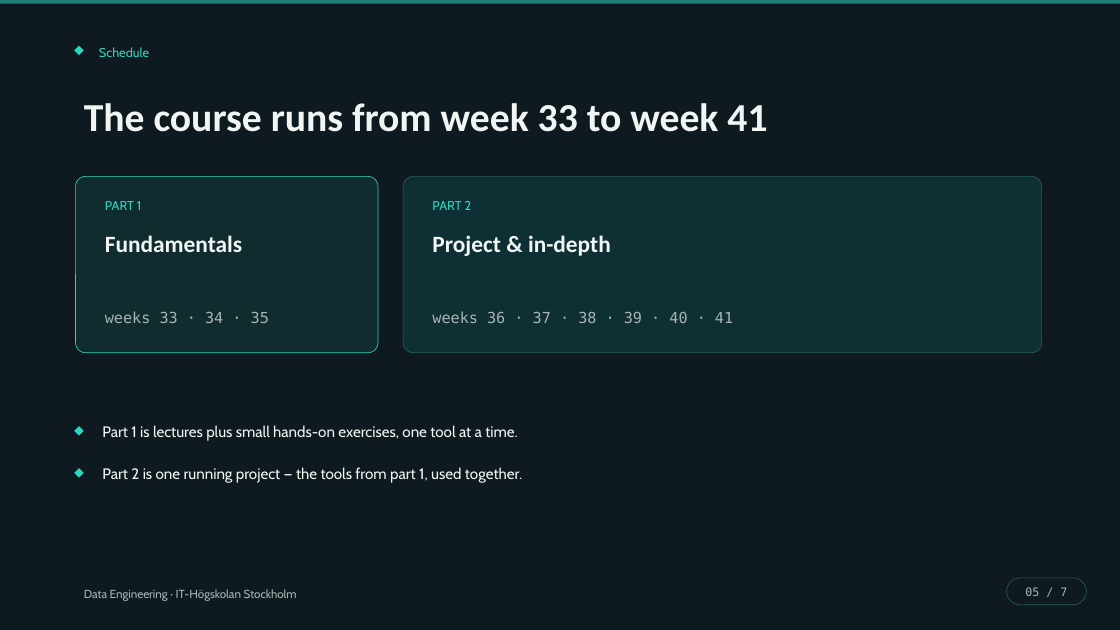
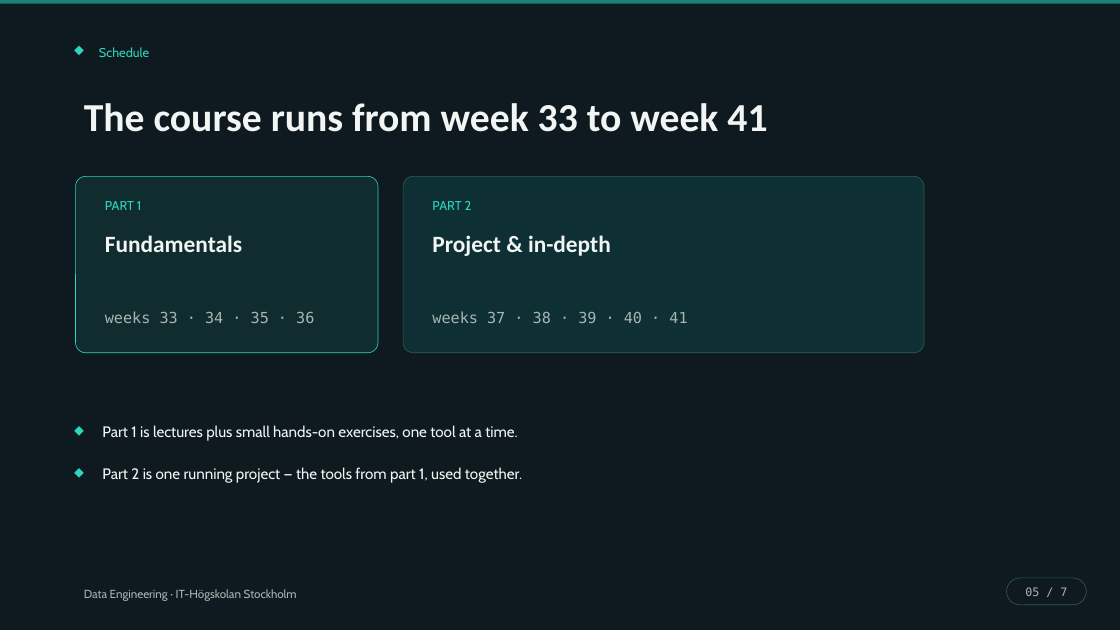
Before and after one commit to Md-Ruhul-Amin-Rony/Data-engineering-AI25, a slide deck: slide 5 of lectures/theory/Lecture1.1_Course_Structure.pptx. Drawn at 1120x630 pixels with LibreOffice and Linux fonts; fonts in the diff are those of the drawing. Boxes give left, top, right and bottom in pixels: in the first picture for what was removed or moved away, otherwise in the second. Text is boxed around its words. In the diff, an @@ line names an element or a change of style, - is before the commit and + after.

Commit message:
L1 fixes

```diff
--- a/lectures/theory/Lecture1.1_Course_Structure.pptx
+++ b/lectures/theory/Lecture1.1_Course_Structure.pptx
@@ rounded rectangle: place and size @@
-rounded rectangle at bbox=[403, 176, 1042, 353]
+rounded rectangle at bbox=[403, 176, 924, 353]
@@ text at bbox=[105, 311, 314, 323]: text changed @@
-weeks 33 · 34 · 35
+weeks 33 · 34 · 35 · 36
@@ text at bbox=[432, 311, 687, 323]: text changed @@
-weeks 36 · 37 · 38 · 39 · 40 · 41
+weeks 37 · 38 · 39 · 40 · 41
```
